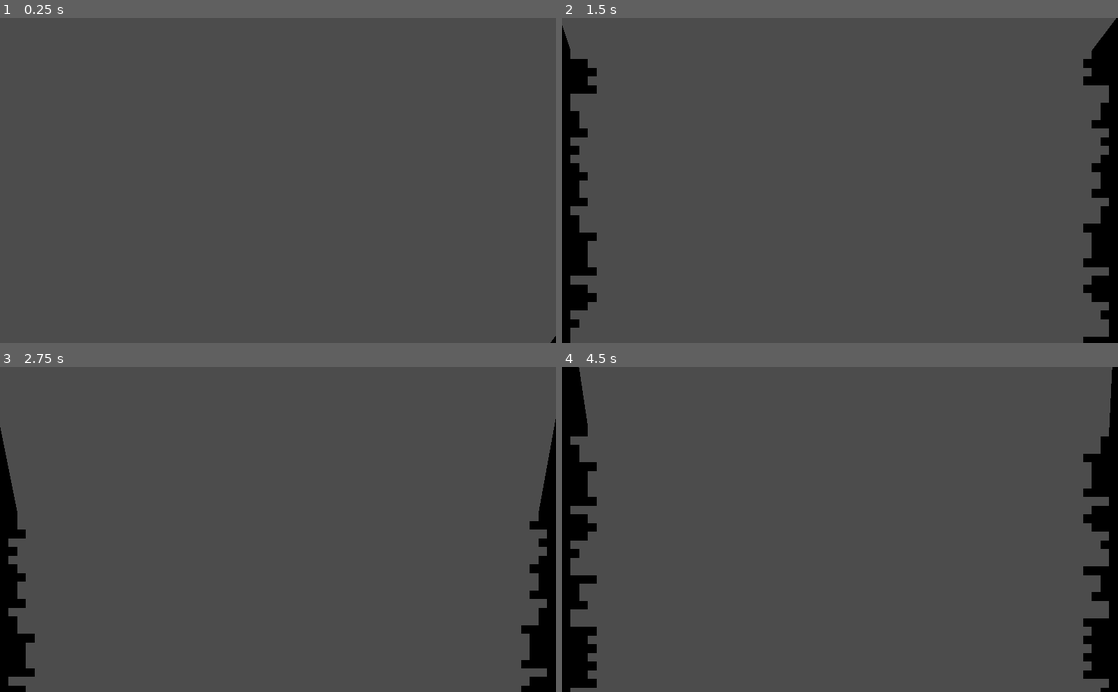
Above: before the commit, frames 1-4 (two rows, left to right).
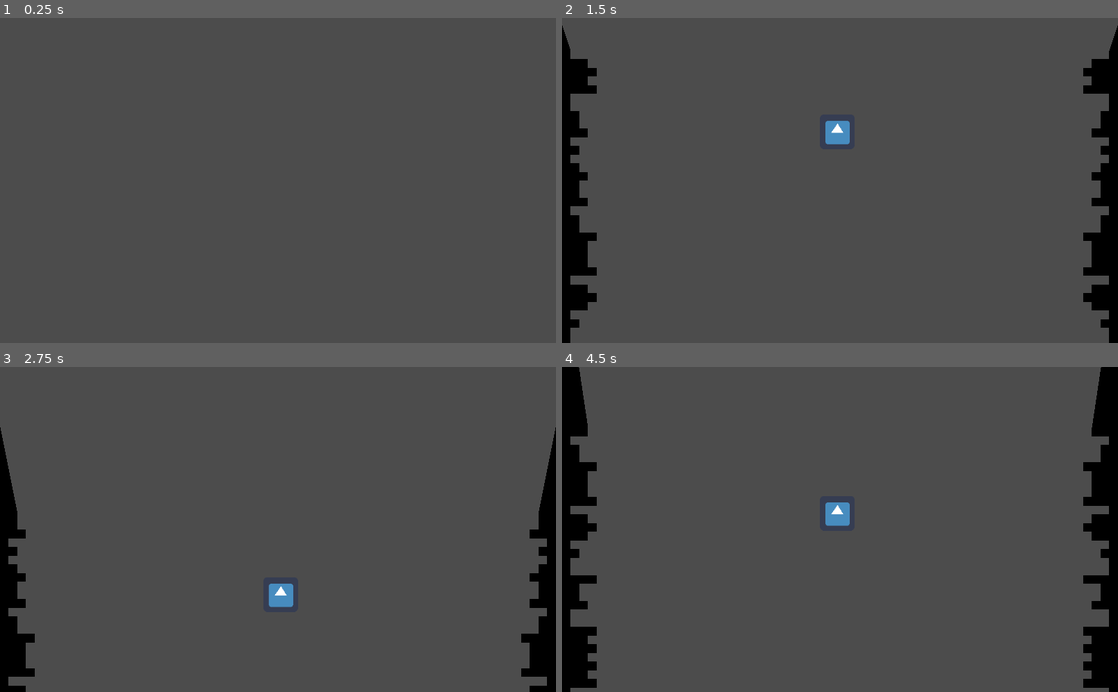
Above: after the commit, the same moments.

Repository: ClarkThyLord/Wild-Fishing
Game: Godot game, scene res://src/scenes/level/level.tscn
Same seed, same stepped clock (60 frames per second), same inputs: the game is played once before the commit and once after it. The engine's default icon, where the game draws it, is replaced by a stand-in: a white triangle on a blue panel in a dark square.
Inputs:
- Up to frame 1 (0.25 s): no input
- Up to frame 2 (1.5 s): tap Enter at 0.5 s; hold D (game_move_right, bound only after the commit) 0.53-1.28 s; tap Space (game_start) at 0.6, 1.35 s; hold A (game_move_left, bound only after the commit) from 1.28 s (still down)
- Up to frame 3 (2.75 s): release A (game_move_left, bound only after the commit) at 2.03 s; hold D (game_move_right, bound only after the commit) from 2.03 s (still down); tap Space (game_start) at 2.1 s
- Up to frame 4 (4.5 s): tap Space (game_start) at 2.85, 3.6, 4.35 s; release D (game_move_right, bound only after the commit) at 3.53 s; hold A (game_move_left, bound only after the commit) from 3.53 s (still down)

The runs differ from the first frame. In frame 1, less than 0.1% of the frame differs, in the area x 99-100%, y 97-100%; in frame 2, 2.1%; in frame 3, 1.3%; in frame 4, 2.4%, in the area x 47-99%, y 0-100%.

Commit message:
Working on Level's "Hook"

Diff:
--- a/project.godot
+++ b/project.godot
@@ -27,6 +27,18 @@
 , Object(InputEventKey,"resource_local_to_scene":false,"resource_name":"","device":0,"alt":false,"shift":false,"control":false,"meta":false,"command":false,"pressed":false,"scancode":16777221,"physical_scancode":0,"unicode":0,"echo":false,"script":null)
  ]
 }
+game_move_left={
+"deadzone": 0.5,
+"events": [ Object(InputEventKey,"resource_local_to_scene":false,"resource_name":"","device":0,"alt":false,"shift":false,"control":false,"meta":false,"command":false,"pressed":false,"scancode":65,"physical_scancode":0,"unicode":0,"echo":false,"script":null)
+, Object(InputEventKey,"resource_local_to_scene":false,"resource_name":"","device":0,"alt":false,"shift":false,"control":false,"meta":false,"command":false,"pressed":false,"scancode":16777231,"physical_scancode":0,"unicode":0,"echo":false,"script":null)
+ ]
+}
+game_move_right={
+"deadzone": 0.5,
+"events": [ Object(InputEventKey,"resource_local_to_scene":false,"resource_name":"","device":0,"alt":false,"shift":false,"control":false,"meta":false,"command":false,"pressed":false,"scancode":68,"physical_scancode":0,"unicode":0,"echo":false,"script":null)
+, Object(InputEventKey,"resource_local_to_scene":false,"resource_name":"","device":0,"alt":false,"shift":false,"control":false,"meta":false,"command":false,"pressed":false,"scancode":16777233,"physical_scancode":0,"unicode":0,"echo":false,"script":null)
+ ]
+}
 
 [physics]
 
--- /dev/null
+++ b/src/scenes/level/hook/hook.gd
@@ -0,0 +1,30 @@
+extends Area2D
+## Level Hook Class
+
+
+
+## Exported Variable
+export(float, 0.0, 1_000.0) var speed := 300.0
+
+
+
+## Built-In Virtual Methods
+func _ready() -> void:
+	connect("body_entered", self, "_on_body_entered")
+
+
+func _process(delta : float) -> void:
+	var direction := Vector2.ZERO
+
+	if Input.is_action_pressed("game_move_left"):
+		direction += Vector2.LEFT
+	if Input.is_action_pressed("game_move_right"):
+		direction += Vector2.RIGHT
+
+	position += (direction * speed) * delta
+
+
+
+## Private Methods
+func _on_body_entered(body : PhysicsBody2D) -> void:
+	print(body)
--- /dev/null
+++ b/src/scenes/level/hook/hook.tscn
@@ -0,0 +1,17 @@
+[gd_scene load_steps=4 format=2]
+
+[ext_resource path="res://src/scenes/level/hook/hook.gd" type="Script" id=1]
+[ext_resource path="res://icon.png" type="Texture" id=2]
+
+[sub_resource type="RectangleShape2D" id=1]
+extents = Vector2( 32, 32 )
+
+[node name="Hook" type="Area2D" groups=["players"]]
+position = Vector2( 512, 150 )
+script = ExtResource( 1 )
+
+[node name="Sprite" type="Sprite" parent="."]
+texture = ExtResource( 2 )
+
+[node name="CollisionShape2D" type="CollisionShape2D" parent="."]
+shape = SubResource( 1 )
--- a/src/scenes/level/level.tscn
+++ b/src/scenes/level/level.tscn
@@ -1,7 +1,8 @@
-[gd_scene load_steps=6 format=2]
+[gd_scene load_steps=7 format=2]
 
 [ext_resource path="res://src/scenes/level/level.gd" type="Script" id=1]
 [ext_resource path="res://src/scenes/level/wall/wall.tscn" type="PackedScene" id=2]
+[ext_resource path="res://src/scenes/level/hook/hook.tscn" type="PackedScene" id=3]
 
 [sub_resource type="Animation" id=1]
 resource_name = "Idle"
@@ -16,6 +17,18 @@
 "transitions": PoolRealArray( 1 ),
 "update": 0,
 "values": [ Vector2( 512, -350 ) ]
+}
+tracks/1/type = "value"
+tracks/1/path = NodePath("Hook:position")
+tracks/1/interp = 1
+tracks/1/loop_wrap = true
+tracks/1/imported = false
+tracks/1/enabled = true
+tracks/1/keys = {
+"times": PoolRealArray( 0 ),
+"transitions": PoolRealArray( 1 ),
+"update": 0,
+"values": [ Vector2( 512, 150 ) ]
 }
 
 [sub_resource type="Animation" id=2]
@@ -32,6 +45,18 @@
 "update": 0,
 "values": [ Vector2( 512, -300 ) ]
 }
+tracks/1/type = "value"
+tracks/1/path = NodePath("Hook:position")
+tracks/1/interp = 1
+tracks/1/loop_wrap = true
+tracks/1/imported = false
+tracks/1/enabled = true
+tracks/1/keys = {
+"times": PoolRealArray( 0 ),
+"transitions": PoolRealArray( 1 ),
+"update": 0,
+"values": [ Vector2( 512, 150 ) ]
+}
 
 [sub_resource type="Animation" id=3]
 resource_name = "Start"
@@ -46,6 +71,18 @@
 "transitions": PoolRealArray( 1, 1 ),
 "update": 0,
 "values": [ Vector2( 512, -300 ), Vector2( 512, 300 ) ]
+}
+tracks/1/type = "value"
+tracks/1/path = NodePath("Hook:position")
+tracks/1/interp = 1
+tracks/1/loop_wrap = true
+tracks/1/imported = false
+tracks/1/enabled = true
+tracks/1/keys = {
+"times": PoolRealArray( 0 ),
+"transitions": PoolRealArray( 1 ),
+"update": 0,
+"values": [ Vector2( 512, 150 ) ]
 }
 
 [node name="Level" type="Node2D"]
@@ -66,8 +103,9 @@
 
 [node name="WallRight" parent="Walls" instance=ExtResource( 2 )]
 position = Vector2( 1024, 0 )
-step = 1.0
 
 [node name="Camera2D" type="Camera2D" parent="."]
 position = Vector2( 512, -300 )
 current = true
+
+[node name="Hook" parent="." instance=ExtResource( 3 )]
--- a/src/scenes/level/wall/wall.tscn
+++ b/src/scenes/level/wall/wall.tscn
@@ -2,7 +2,7 @@
 
 [ext_resource path="res://src/scenes/level/wall/wall.gd" type="Script" id=1]
 
-[node name="Wall" type="Polygon2D"]
+[node name="Wall" type="Polygon2D" groups=["obstacles", "walls"]]
 color = Color( 0, 0, 0, 1 )
 script = ExtResource( 1 )
 
